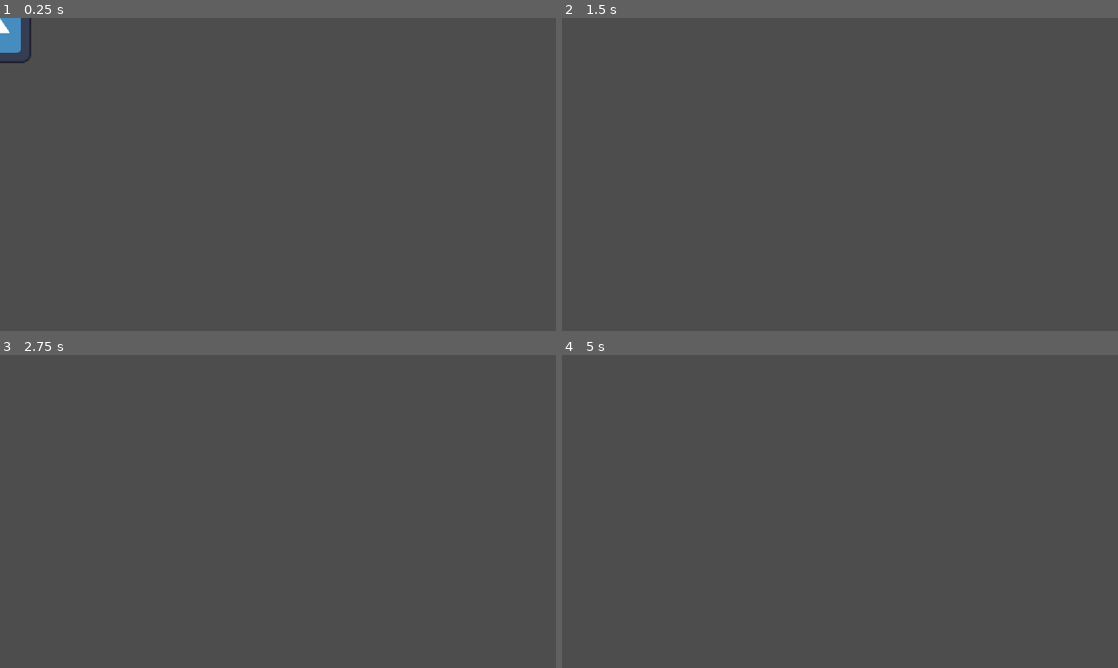
Above: before the commit, frames 1-4 (two rows, left to right).
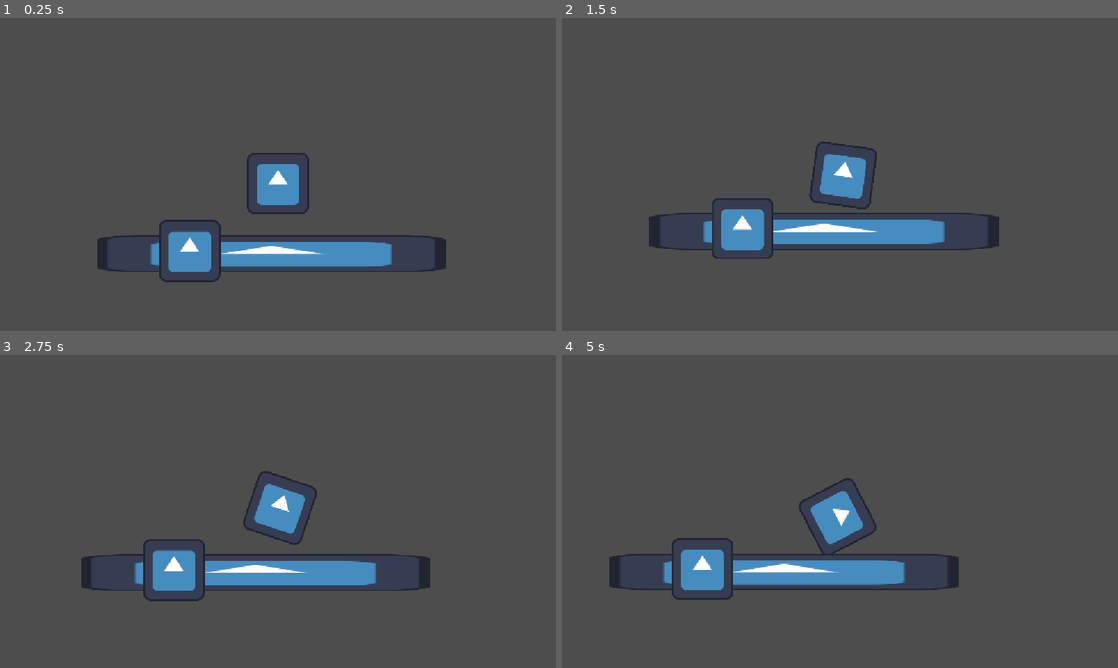
Above: after the commit, the same moments.

Repository: cyan-teal/hole-bounce
Game: Godot game, scene res://scenes/main.tscn
Same seed, same stepped clock (60 frames per second), same inputs: the game is played once before the commit and once after it. The engine's default icon, where the game draws it, is replaced by a stand-in: a white triangle on a blue panel in a dark square.
Inputs:
- Up to frame 1 (0.25 s): no input
- Up to frame 2 (1.5 s): hold D (go_right, bound only after the commit) 0.53-1.28 s; hold Left (go_left, bound only after the commit) from 1.28 s (still down)
- Up to frame 3 (2.75 s): release Left (go_left, bound only after the commit) at 2.03 s; hold D (go_right, bound only after the commit) from 2.03 s (still down)
- Up to frame 4 (5 s): release D (go_right, bound only after the commit) at 3.53 s; hold Left (go_left, bound only after the commit) from 3.53 s (still down)

The runs differ from the first frame. In frame 1, 6.5% of the frame differs, in the area x 0-81%, y 0-85%; in frame 2, 5.9%; in frame 3, 5.9%; in frame 4, 6.0%.

Commit message:
update

Diff:
--- a/hole-bounce/project.godot
+++ b/hole-bounce/project.godot
@@ -20,6 +20,21 @@
 window/stretch/mode="canvas_items"
 window/stretch/aspect="expand"
 
+[input]
+
+go_left={
+"deadzone": 0.2,
+"events": [Object(InputEventKey,"resource_local_to_scene":false,"resource_name":"","device":-1,"window_id":0,"alt_pressed":false,"shift_pressed":false,"ctrl_pressed":false,"meta_pressed":false,"pressed":false,"keycode":0,"physical_keycode":4194319,"key_label":0,"unicode":0,"location":0,"echo":false,"script":null)
+, Object(InputEventKey,"resource_local_to_scene":false,"resource_name":"","device":-1,"window_id":0,"alt_pressed":false,"shift_pressed":false,"ctrl_pressed":false,"meta_pressed":false,"pressed":false,"keycode":0,"physical_keycode":65,"key_label":0,"unicode":97,"location":0,"echo":false,"script":null)
+]
+}
+go_right={
+"deadzone": 0.2,
+"events": [Object(InputEventKey,"resource_local_to_scene":false,"resource_name":"","device":-1,"window_id":0,"alt_pressed":false,"shift_pressed":false,"ctrl_pressed":false,"meta_pressed":false,"pressed":false,"keycode":0,"physical_keycode":68,"key_label":0,"unicode":100,"location":0,"echo":false,"script":null)
+, Object(InputEventKey,"resource_local_to_scene":false,"resource_name":"","device":-1,"window_id":0,"alt_pressed":false,"shift_pressed":false,"ctrl_pressed":false,"meta_pressed":false,"pressed":false,"keycode":0,"physical_keycode":4194321,"key_label":0,"unicode":0,"location":0,"echo":false,"script":null)
+]
+}
+
 [physics]
 
 3d/physics_engine="Jolt Physics"
--- /dev/null
+++ b/hole-bounce/scenes/launch_pad.tscn
@@ -0,0 +1,16 @@
+[gd_scene format=3 uid="uid://bixobljkd83tk"]
+
+[ext_resource type="Script" uid="uid://c7erniwrpll4h" path="res://scripts/launch_pad.gd" id="1_0xpjp"]
+[ext_resource type="Texture2D" uid="uid://dsnqea3gxy4cj" path="res://resources/icon.svg" id="1_rf4ly"]
+
+[sub_resource type="RectangleShape2D" id="RectangleShape2D_v1ltj"]
+
+[node name="LaunchPad" type="StaticBody2D" unique_id=2031626973]
+script = ExtResource("1_0xpjp")
+
+[node name="Sprite2D" type="Sprite2D" parent="." unique_id=585812321]
+texture = ExtResource("1_rf4ly")
+
+[node name="CollisionShape2D" type="CollisionShape2D" parent="." unique_id=1613642979]
+scale = Vector2(6, 6)
+shape = SubResource("RectangleShape2D_v1ltj")
--- a/hole-bounce/scenes/level_1.tscn
+++ b/hole-bounce/scenes/level_1.tscn
@@ -1,7 +1,19 @@
 [gd_scene format=3 uid="uid://cvompijt5hlt0"]
 
 [ext_resource type="PackedScene" uid="uid://71piecawb4d5" path="res://scenes/player.tscn" id="1_014kd"]
+[ext_resource type="PackedScene" uid="uid://b2b1gi5tljg5o" path="res://scenes/object.tscn" id="2_bswci"]
+[ext_resource type="PackedScene" uid="uid://bixobljkd83tk" path="res://scenes/launch_pad.tscn" id="3_rus8k"]
 
 [node name="Level1" type="Node2D" unique_id=2075713534]
 
 [node name="Player" parent="." unique_id=244388843 instance=ExtResource("1_014kd")]
+
+[node name="Camera2D" type="Camera2D" parent="Player" unique_id=1067887717]
+position_smoothing_enabled = true
+
+[node name="Object" parent="." unique_id=1360642315 instance=ExtResource("2_bswci")]
+position = Vector2(-14, 174)
+scale = Vector2(5.654123, 0.5938026)
+
+[node name="LaunchPad" parent="." unique_id=2031626973 instance=ExtResource("3_rus8k")]
+position = Vector2(-183, 168)
--- /dev/null
+++ b/hole-bounce/scenes/object.tscn
@@ -0,0 +1,14 @@
+[gd_scene format=3 uid="uid://b2b1gi5tljg5o"]
+
+[ext_resource type="Texture2D" uid="uid://dsnqea3gxy4cj" path="res://resources/icon.svg" id="1_pkda2"]
+
+[sub_resource type="RectangleShape2D" id="RectangleShape2D_v1ltj"]
+
+[node name="Object" type="StaticBody2D" unique_id=1360642315]
+
+[node name="Sprite2D" type="Sprite2D" parent="." unique_id=1146441081]
+texture = ExtResource("1_pkda2")
+
+[node name="CollisionShape2D" type="CollisionShape2D" parent="." unique_id=1823810791]
+scale = Vector2(6, 6)
+shape = SubResource("RectangleShape2D_v1ltj")
--- a/hole-bounce/scenes/player.tscn
+++ b/hole-bounce/scenes/player.tscn
@@ -1,10 +1,14 @@
 [gd_scene format=3 uid="uid://71piecawb4d5"]
 
 [ext_resource type="Texture2D" uid="uid://dsnqea3gxy4cj" path="res://resources/icon.svg" id="1_3vyb7"]
+[ext_resource type="Script" uid="uid://c012k7rh0ok7a" path="res://scripts/player.gd" id="1_g2els"]
 
 [sub_resource type="CircleShape2D" id="CircleShape2D_v1ltj"]
 
 [node name="Player" type="RigidBody2D" unique_id=244388843]
+contact_monitor = true
+max_contacts_reported = 1
+script = ExtResource("1_g2els")
 
 [node name="Sprite2D" type="Sprite2D" parent="." unique_id=807660204]
 texture = ExtResource("1_3vyb7")
@@ -12,3 +16,5 @@
 [node name="CollisionShape2D" type="CollisionShape2D" parent="." unique_id=956653294]
 scale = Vector2(7, 7)
 shape = SubResource("CircleShape2D_v1ltj")
+
+[connection signal="body_entered" from="." to="." method="_on_body_entered"]
--- /dev/null
+++ b/hole-bounce/scripts/launch_pad.gd
@@ -0,0 +1,11 @@
+extends StaticBody2D
+
+
+# Called when the node enters the scene tree for the first time.
+func _ready() -> void:
+	pass # Replace with function body.
+
+
+# Called every frame. 'delta' is the elapsed time since the previous frame.
+func _process(delta: float) -> void:
+	pass
--- /dev/null
+++ b/hole-bounce/scripts/player.gd
@@ -0,0 +1,21 @@
+extends RigidBody2D
+
+const SPEED: float = 5000.0
+
+
+# Called when the node enters the scene tree for the first time.
+func _ready() -> void:
+	pass # Replace with function body.
+
+
+# Called every frame. 'delta' is the elapsed time since the previous frame.
+func _process(delta: float) -> void:
+	if Input.is_action_pressed("go_left"):
+		apply_force(Vector2.LEFT * SPEED * delta)
+	if Input.is_action_pressed("go_right"):
+		apply_force(Vector2.RIGHT * SPEED * delta)
+	pass
+
+
+func _on_body_entered(body: Node) -> void:
+	apply_impulse(Vector2.UP * 250)
Not shown, added: hole-bounce/scripts/launch_pad.gd.uid
Not shown, added: hole-bounce/scripts/player.gd.uid
